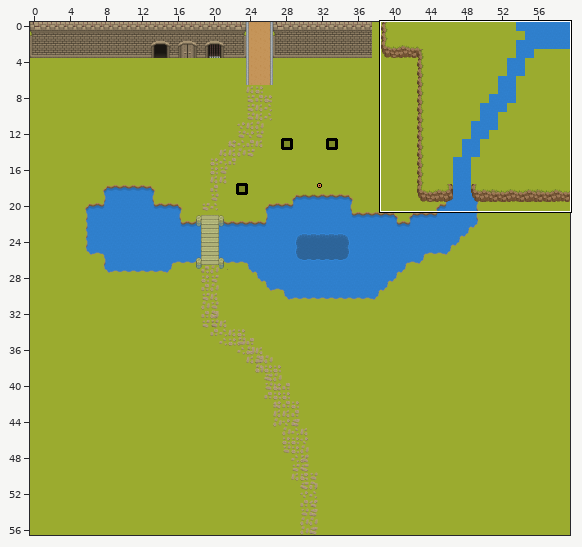
LDtk project -- Assets/LDTK/LastLaugh.ldtk. Above: a wide view before the commit, with the close-up outlined.
Close-up. Earlier state:
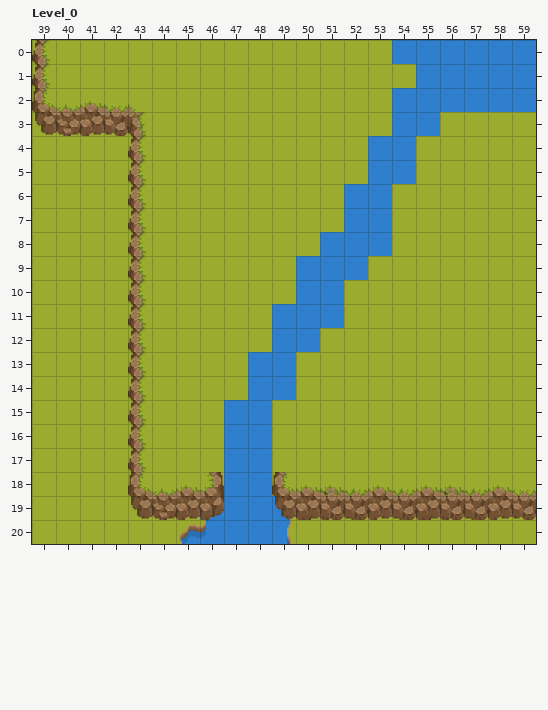
Cells are 32x32 px. Shown: Level_0 x 39..59, y 0..20. The commit also changed other parts of the map, which this record leaves out.
New version:
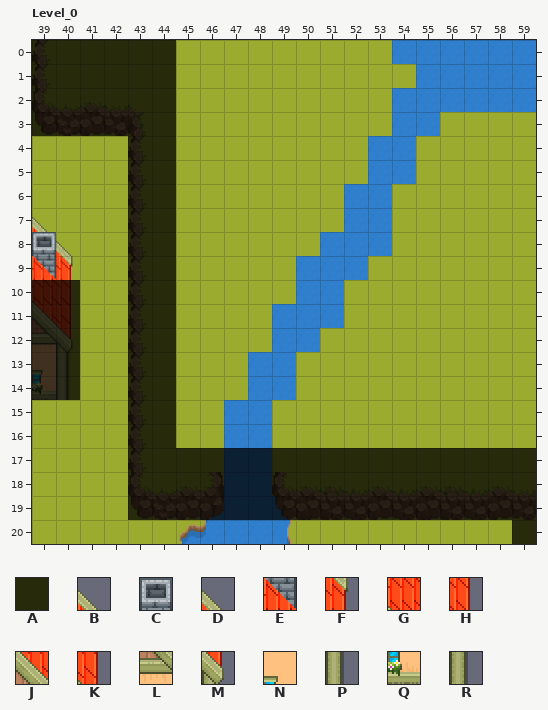
Key: from "Collisions": A 1; from "SI_Village": B 549, C 581, D 582, E 613, F 614, G 645, H 646, J 677, K 678, L 709, M 710, N 738, P 742, Q 773, R 774.
_ is an empty cell, . an unchanged one.
See-through tiles are keyed as they look on the map.
Edits made:
--- layer "VillageStructure"
@@ x 39..40 @@
- 7 _.
- 8 __
- 9 __
-10 __
-11 __
-12 __
-13 __
-14 __
+ 7 B.
+ 8 CD
+ 9 EF
+10 GH
+11 JK
+12 LM
+13 NP
+14 QR
--- layer "Collisions"
@@ x 39..59 @@
- 0 ______...............
- 1 ______...............
- 2 ______...............
- 3 ______...............
- 4 ....__...............
- 5 ....__...............
- 6 ....__...............
- 7 ....__...............
- 8 ....__...............
- 9 ....__...............
-10 __..__...............
-11 __..__...............
-12 __..__...............
-13 __..__...............
-14 __..__...............
-15 ....__...............
-16 ....__...............
-17 ...._________________
-18 ...._________________
-19 ...._________________
-20 ...................._
+ 0 AAAAAA...............
+ 1 AAAAAA...............
+ 2 AAAAAA...............
+ 3 AAAAAA...............
+ 4 ....AA...............
+ 5 ....AA...............
+ 6 ....AA...............
+ 7 ....AA...............
+ 8 ....AA...............
+ 9 ....AA...............
+10 AA..AA...............
+11 AA..AA...............
+12 AA..AA...............
+13 AA..AA...............
+14 AA..AA...............
+15 ....AA...............
+16 ....AA...............
+17 ....AAAAAAAAAAAAAAAAA
+18 ....AAAAAAAAAAAAAAAAA
+19 ....AAAAAAAAAAAAAAAAA
+20 ....................A
Changed places in both close-ups, as pixel boxes (x1, y1, x2, y2):
added: (32, 40, 536, 544)
